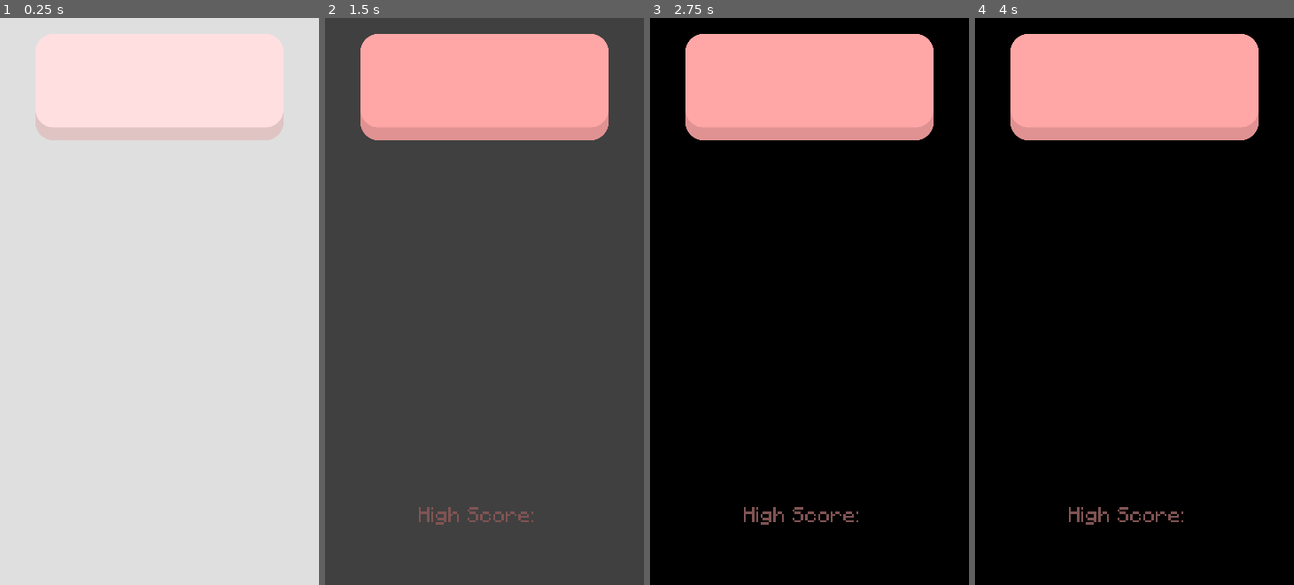
Above: before the commit, frames 1-4 (left to right).
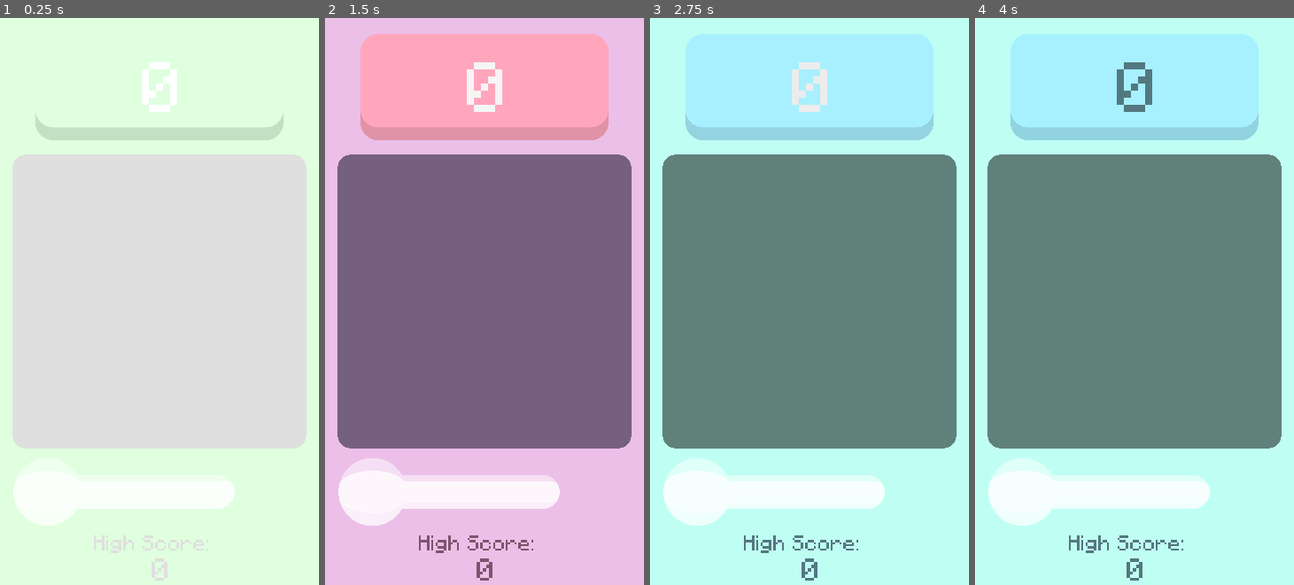
Above: after the commit, the same moments.

Repository: bocai-bca/0x800
Game: Godot game, scene res://2048/scenes/Main.tscn
Two runs of this game, one before a commit and one after it. Both use one fixed random seed, a clock stepped at 60 frames per second and the inputs below.
Inputs (mouse positions are in pixels of both pictures, inside the frame that each line leads up to):
- Up to frame 1 (0.25 s): no input
- Up to frame 2 (1.5 s): click (484, 86) at 0.5 s; click (484, 86) at 1.25 s
- Up to frame 3 (2.75 s): click (809, 86) at 2 s
- Up to frame 4 (4 s): move the mouse to (1204, 273) at 2.77 s; press the mouse at (1204, 273) at 2.78 s; hold Right (keyboard_right) 2.78-3.53 s; move the mouse to (1070, 329) at 3.52 s; release the mouse at (1070, 329) at 3.53 s; hold Down (keyboard_down) from 3.53 s (still down); click (1070, 329) at 3.6 s

The runs differ from the first frame. In frame 1, 52% of the frame differs, in the area x 0-100%, y 0-100%; in frame 2, 86%; in frame 3, 100%; in frame 4, 100%.
Error before the commit: Cannot call method 'get_position' on a null value. (res://2048/scripts/Main.gd:72)

Commit message:
Update 2024.4.23.0

Diff:
--- /dev/null
+++ b/0x800/2048/scenes/HeatBar.tscn
@@ -0,0 +1,15 @@
+[gd_scene load_steps=4 format=3 uid="uid://dqyg8q6fjelnx"]
+
+[ext_resource type="Texture2D" uid="uid://b1juauwhjwdp" path="res://2048/textures/heat_bar.png" id="1_gqvf5"]
+[ext_resource type="Script" path="res://2048/scripts/HeatBar.gd" id="2_rq0ki"]
+[ext_resource type="Texture2D" uid="uid://bxbojxuc8l3g" path="res://2048/textures/heat_bar_line.png" id="3_rdlgw"]
+
+[node name="HeatBar" type="Sprite2D"]
+texture = ExtResource("1_gqvf5")
+script = ExtResource("2_rq0ki")
+
+[node name="Line" type="Sprite2D" parent="."]
+modulate = Color(0.8, 0.478431, 0.478431, 1)
+texture = ExtResource("3_rdlgw")
+region_enabled = true
+region_rect = Rect2(0, 0, 1536, 384)
--- a/0x800/2048/scenes/Main.tscn
+++ b/0x800/2048/scenes/Main.tscn
@@ -9,6 +9,8 @@
 [ext_resource type="Texture2D" uid="uid://cwoly7xuewjwx" path="res://2048/textures/scorelabel_1.png" id="6_f1p03"]
 [ext_resource type="PackedScene" uid="uid://baek1dy1vffgu" path="res://2048/scenes/ScoreDisplay.tscn" id="8_jljkw"]
 [ext_resource type="Texture2D" uid="uid://70uyacurpmdi" path="res://2048/textures/high_score_text.png" id="9_nnnm4"]
+[ext_resource type="PackedScene" uid="uid://dqyg8q6fjelnx" path="res://2048/scenes/HeatBar.tscn" id="10_ga7pf"]
+[ext_resource type="PackedScene" uid="uid://bk5ru1uwi230q" path="res://2048/scenes/Blocks.tscn" id="11_phg7y"]
 
 [node name="Screen" type="Node2D"]
 z_index = 100
@@ -55,9 +57,20 @@
 
 [node name="HighScore" type="Sprite2D" parent="."]
 z_index = 300
-position = Vector2(0, 242)
+position = Vector2(0, 274)
 scale = Vector2(0.15, 0.15)
 texture = ExtResource("9_nnnm4")
 
 [node name="ScoreDisplay" parent="HighScore" instance=ExtResource("8_jljkw")]
 position = Vector2(0, 192)
+scale = Vector2(0.75, 0.75)
+
+[node name="HeatBar" parent="." instance=ExtResource("10_ga7pf")]
+z_index = 500
+position = Vector2(-40, 215)
+scale = Vector2(0.15, 0.15)
+
+[node name="TipBlock" parent="HeatBar" instance=ExtResource("11_phg7y")]
+z_index = 500
+position = Vector2(1113.33, 0)
+scale = Vector2(6.66667e-05, 6.66667e-05)
--- a/0x800/project.godot
+++ b/0x800/project.godot
@@ -10,8 +10,8 @@
 
 [application]
 
-config/name="800!"
-config/version="0.1.0"
+config/name="0x800!"
+config/version="1001"
 run/main_scene="res://2048/scenes/Main.tscn"
 config/features=PackedStringArray("4.2", "GL Compatibility")
 boot_splash/bg_color=Color(1, 1, 1, 1)
@@ -50,6 +50,16 @@
 , Object(InputEventKey,"resource_local_to_scene":false,"resource_name":"","device":-1,"window_id":0,"alt_pressed":false,"shift_pressed":false,"ctrl_pressed":false,"meta_pressed":false,"pressed":false,"keycode":0,"physical_keycode":68,"key_label":0,"unicode":100,"echo":false,"script":null)
 ]
 }
+mouse_lmb={
+"deadzone": 0.5,
+"events": [Object(InputEventMouseButton,"resource_local_to_scene":false,"resource_name":"","device":-1,"window_id":0,"alt_pressed":false,"shift_pressed":false,"ctrl_pressed":false,"meta_pressed":false,"button_mask":1,"position":Vector2(165, 9),"global_position":Vector2(170, 59),"factor":1.0,"button_index":1,"canceled":false,"pressed":true,"double_click":false,"script":null)
+]
+}
+debug_print={
+"deadzone": 0.5,
+"events": [Object(InputEventKey,"resource_local_to_scene":false,"resource_name":"","device":-1,"window_id":0,"alt_pressed":false,"shift_pressed":false,"ctrl_pressed":false,"meta_pressed":false,"pressed":false,"keycode":0,"physical_keycode":96,"key_label":0,"unicode":96,"echo":false,"script":null)
+]
+}
 
 [rendering]
 
Not shown: 1 places in 0x800/2048/scenes/Main.tscn that only renumber resources
Binary file added: 0x800/2048/textures/heat_bar.png
Not shown, added: 0x800/2048/textures/heat_bar.png.import
Binary file added: 0x800/2048/textures/heat_bar_line.png
Not shown, added: 0x800/2048/textures/heat_bar_line.png.import
Not shown, changed: 0x800/export_presets.cfg
